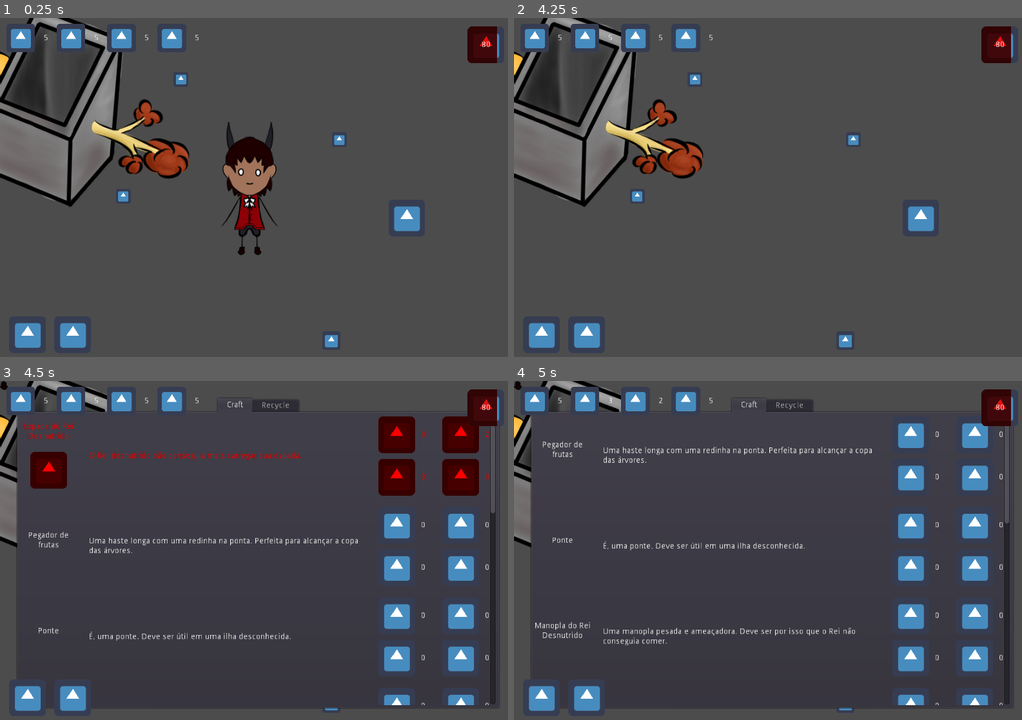
Above: before the commit, frames 1-4 (two rows, left to right).
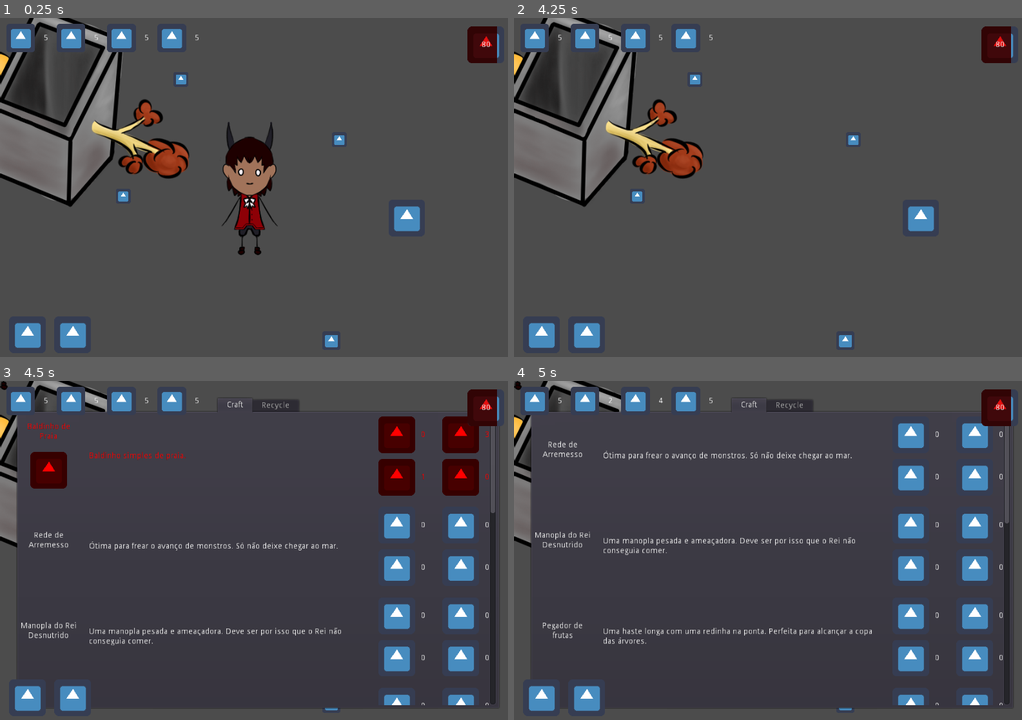
Above: after the commit, the same moments.

Repository: guimafelipe/recycle
Game: Godot game, scene res://Scenes/Teste.tscn
The game is run twice, just before and just after one commit, with the same random seed, the same clock (stepped at 60 frames per second) and the same inputs. The engine's default icon, where the game draws it, is replaced by a stand-in: a white triangle on a blue panel in a dark square.
Inputs (mouse positions are in pixels of both pictures, inside the frame that each line leads up to):
- Up to frame 1 (0.25 s): no input
- Up to frame 2 (4.25 s): tap Enter (ui_accept) at 0.5, 0.77, 1.52, 2.75, 3.02, 3.5, 3.77 s; move the mouse to (747, 258) at 0.52 s; hold E (interact) 0.53-1.28 s; hold W (move_up) 0.53-2.03 s; move the mouse to (925, 241) at 1.27 s; tap E (interact) at 1.35, 2.85 s; move the mouse to (615, 136) at 2.02 s; hold E (interact) 2.03-2.78 s; hold A (move_left) 2.03-3.53 s; move the mouse to (798, 190) at 2.77 s; move the mouse to (696, 102) at 3.52 s; hold S (move_down) from 3.53 s (still down); hold E (interact) from 3.53 s (still down)
- Up to frame 3 (4.5 s): tap Enter (ui_accept) at 4.25 s; move the mouse to (370, 536) at 4.27 s; release S (move_down) at 4.28 s; release E (interact) at 4.28 s; hold D (move_right) from 4.28 s (still down); tap E (interact) at 4.35 s
- Up to frame 4 (5 s): keep holding D (move_right); tap Enter (ui_accept) at 4.52 s

Frames 1-2 are identical in both runs. In frame 3, 2.2% of the frame differs, in the area x 4-97%, y 12-78%; in frame 4, 2.4%, in the area x 4-71%, y 4-78%.

Commit message:
mudancas

Diff:
--- a/Scenes/Inimigos/Tatu.gd
+++ b/Scenes/Inimigos/Tatu.gd
@@ -92,7 +92,7 @@
 			$BouncingTimer.start()
 			return
 
-	if global_position.distance_to(alvo) < 2:
+	if global_position.distance_to(alvo) < 10:
 		rescan()
 
 
--- a/Singletons/PlayerState.tres
+++ b/Singletons/PlayerState.tres
@@ -5,17 +5,17 @@
 [resource]
 script = ExtResource( 1 )
 items_disponiveis = {
-Resource( "res://Items/EspadaDoReiDesnutrido.tres" ): false,
+Resource( "res://Items/Baldinho/Baldinho.tres" ): false,
+Resource( "res://Items/RedeDeArremesso.tres" ): false,
+Resource( "res://Items/Manopla.tres" ): false,
 Resource( "res://Items/PegadorDeFrutas.tres" ): false,
 Resource( "res://Items/Ponte.tres" ): false,
-Resource( "res://Items/Manopla.tres" ): false,
-Resource( "res://Items/RedeDeArremesso.tres" ): false,
-Resource( "res://Items/Baldinho/Baldinho.tres" ): false,
+Resource( "res://Items/EspadaDoReiDesnutrido.tres" ): false,
+Resource( "res://Items/Oculos.tres" ): true,
 Resource( "res://Items/Mapa.tres" ): false,
-Resource( "res://Items/Estilingue.tres" ): false,
+Resource( "res://Items/Bussola.tres" ): false,
 Resource( "res://Items/SapatosDeCorrida.tres" ): false,
-Resource( "res://Items/Bussola.tres" ): false,
-Resource( "res://Items/Oculos.tres" ): true
+Resource( "res://Items/Estilingue.tres" ): false
 }
 recursos = {
 0: 5,
